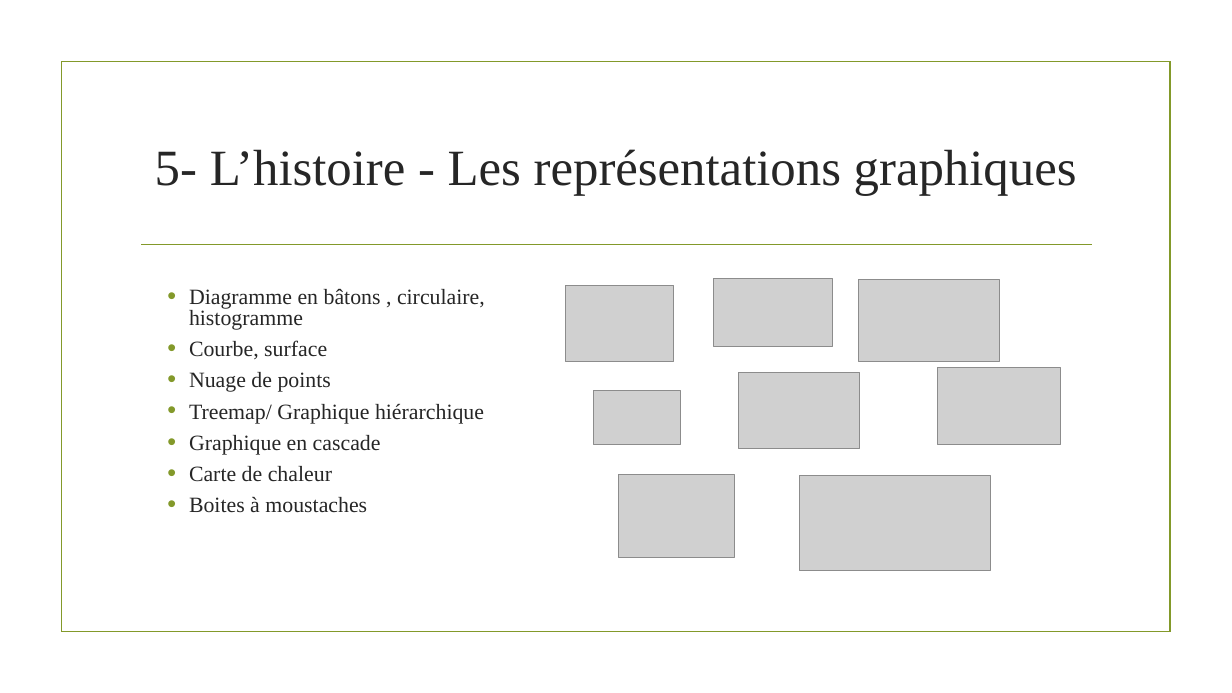
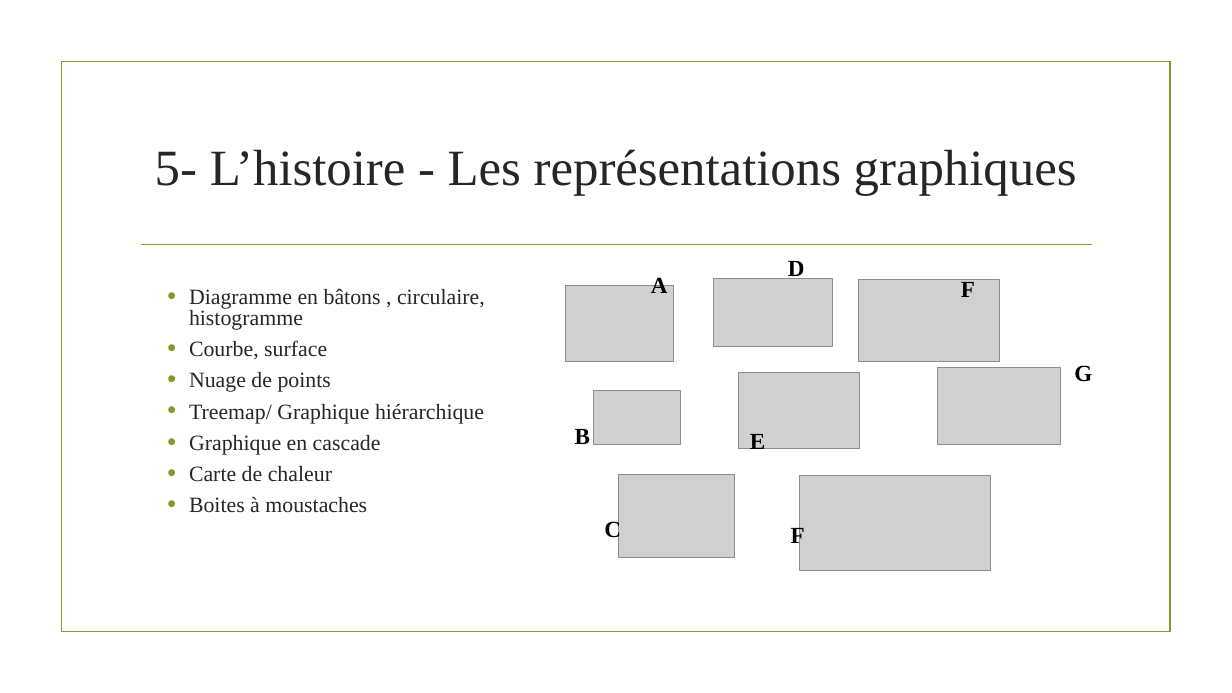
Before and after one commit to ML-for-B-E/Statistique-graphique, a slide deck: slide 8 of Statistique graphique.pptx. Drawn at 1232x693 pixels with LibreOffice and Linux fonts; fonts in the diff are those of the drawing; grey boxes stand for pictures; background and template pictures are left out. Boxes give left, top, right and bottom in pixels: in the first picture for what was removed or moved away, otherwise in the second. Text is boxed around its words. In the diff, an @@ line names an element or a change of style, - is before the commit and + after.

```diff
--- a/Statistique graphique.pptx
+++ b/Statistique graphique.pptx
@@ text added at <box>788,261,805,279</box>, 18 pt, text #000000, bold @@
+D
@@ text added at <box>651,275,668,293</box>, 18 pt, text #000000, bold @@
+A
@@ text added at <box>961,279,975,297</box>, 18 pt, text #000000, bold @@
+F
@@ text added at <box>1074,365,1092,382</box>, 18 pt, text #000000, bold @@
+G
@@ text added at <box>575,429,590,444</box>, 18 pt, text #000000, bold @@
+B
@@ text added at <box>750,434,765,455</box>, 18 pt, text #000000, bold @@
+E
@@ text added at <box>604,519,621,543</box>, 18 pt, text #000000, bold @@
+C
@@ text added at <box>791,525,805,549</box>, 18 pt, text #000000, bold @@
+F
```
Also in this commit, not shown: 14 other slides changed, 6 slides added.
